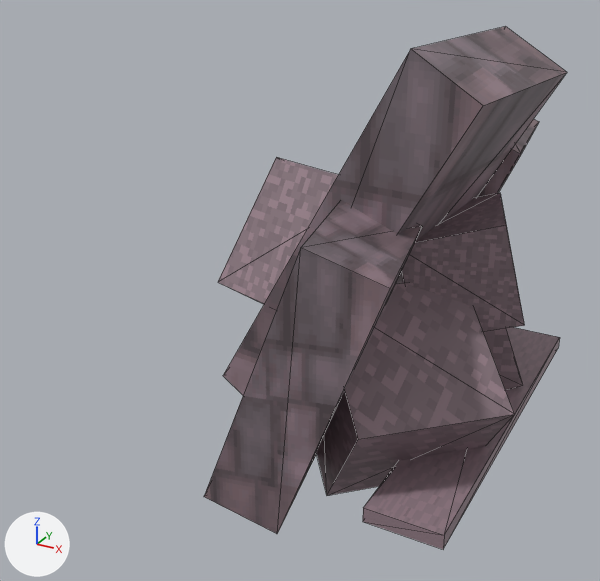
One commit to the glTF model assets/models/shock_wave.glb: the scene before it, then after it.
One viewpoint serves both versions: a 50 mm camera at (0.418, -1.012, 0.647) aimed at (-0.111, -0.05, 0.166). Arrows for +X, +Y and +Z are at lower left; the lights stay in place. The older version comes first. Mesh edges are drawn as thin lines. Vertices at exactly the same position are counted once.

Objects in the first picture: 'puff', 'shard'.
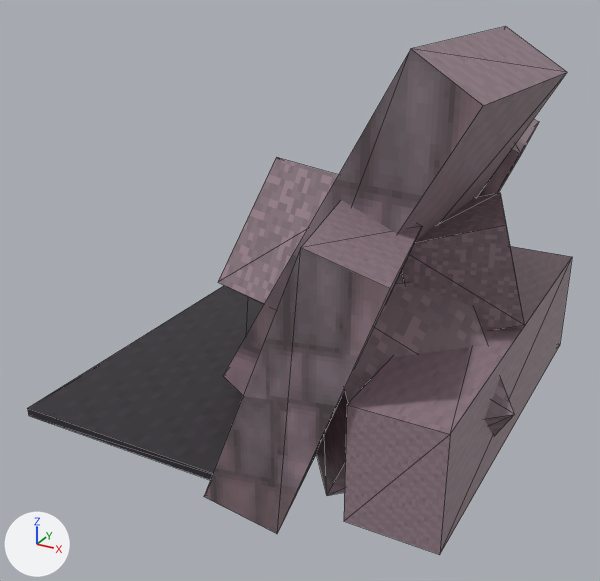
The change, as a diff of the scene's bpy script:
```diff
--- a/assets/models/shock_wave.glb.py
+++ b/assets/models/shock_wave.glb.py
@@ me_shard @@
 # used by ob_shard; location = (0.0, 0.0, 0.0)
-me_shard.from_pydata(...)  # 32 vertices, 48 faces; spans x -0.196..0.2, y -0.34..0.327, z -0.026..0.527
+me_shard.from_pydata(...)  # 40 vertices, 60 faces; spans x -0.42..0.2, y -0.34..0.327, z -0.026..0.527
+# me_shard part 1: a new loose piece, a box spanning x 0.08..0.2, y -0.29..0.29, z 0.0..0.16, in mat_shock_wave (picture img_shock_wave)
+# me_shard part 2: a new loose piece, a box spanning x -0.42..-0.06, y -0.3..0.3, z 0.0..0.012, in mat_shock_wave (picture img_shock_wave)
+# me_shard part 3: the loose piece of 8 vertices spanning x 0.1..0.2, y -0.28..0.28, z 0.0..0.02 is deleted
+# me_shard part 4: 12 kept faces spanning x -0.11..0.196, y -0.321..0.327, z -0.026..0.527 get new texture (UV) coordinates
 me_shard.materials.append(mat_shock_wave)
```

Pixel boxes [x1, y1, x2, y2] of what changed, in the pictures (600 x 581 px):
'shard', reshaped (50% wider): before [204, 26, 567, 549]; after [27, 26, 572, 555]
part 1 of me_shard, added: after [344, 246, 572, 555]
part 2 of me_shard, added: after [27, 285, 264, 480]
part 3 of me_shard, deleted: before [363, 327, 560, 549]
part 4 of me_shard, surface changed: [301, 27, 565, 288] in both
